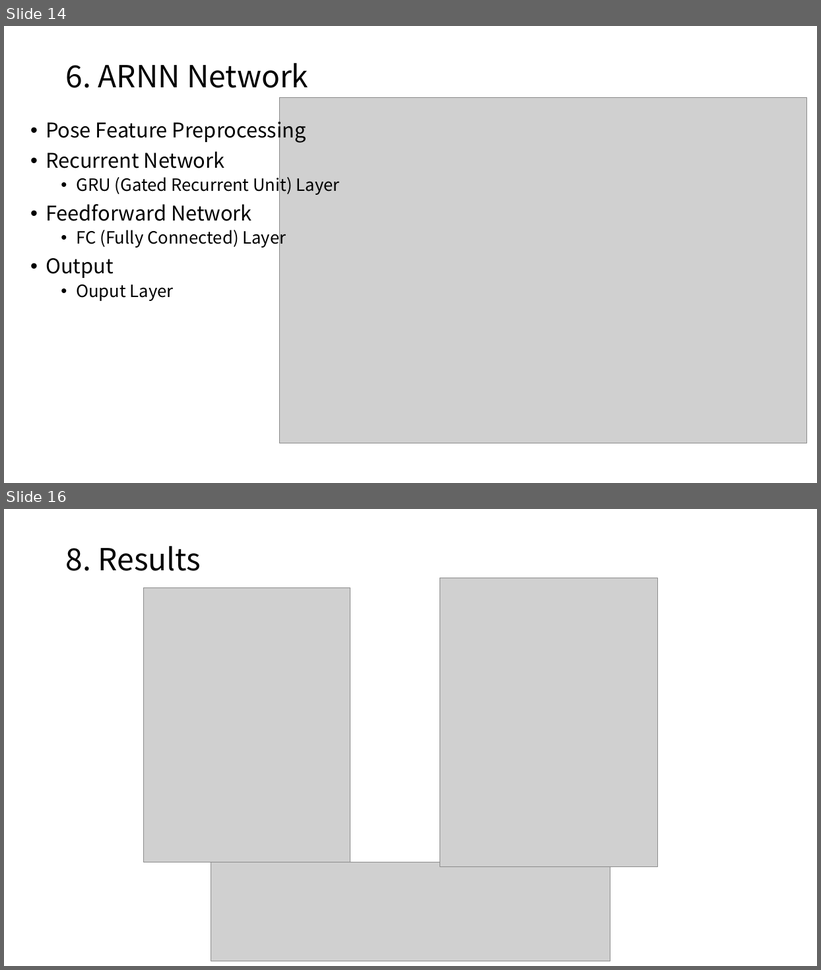
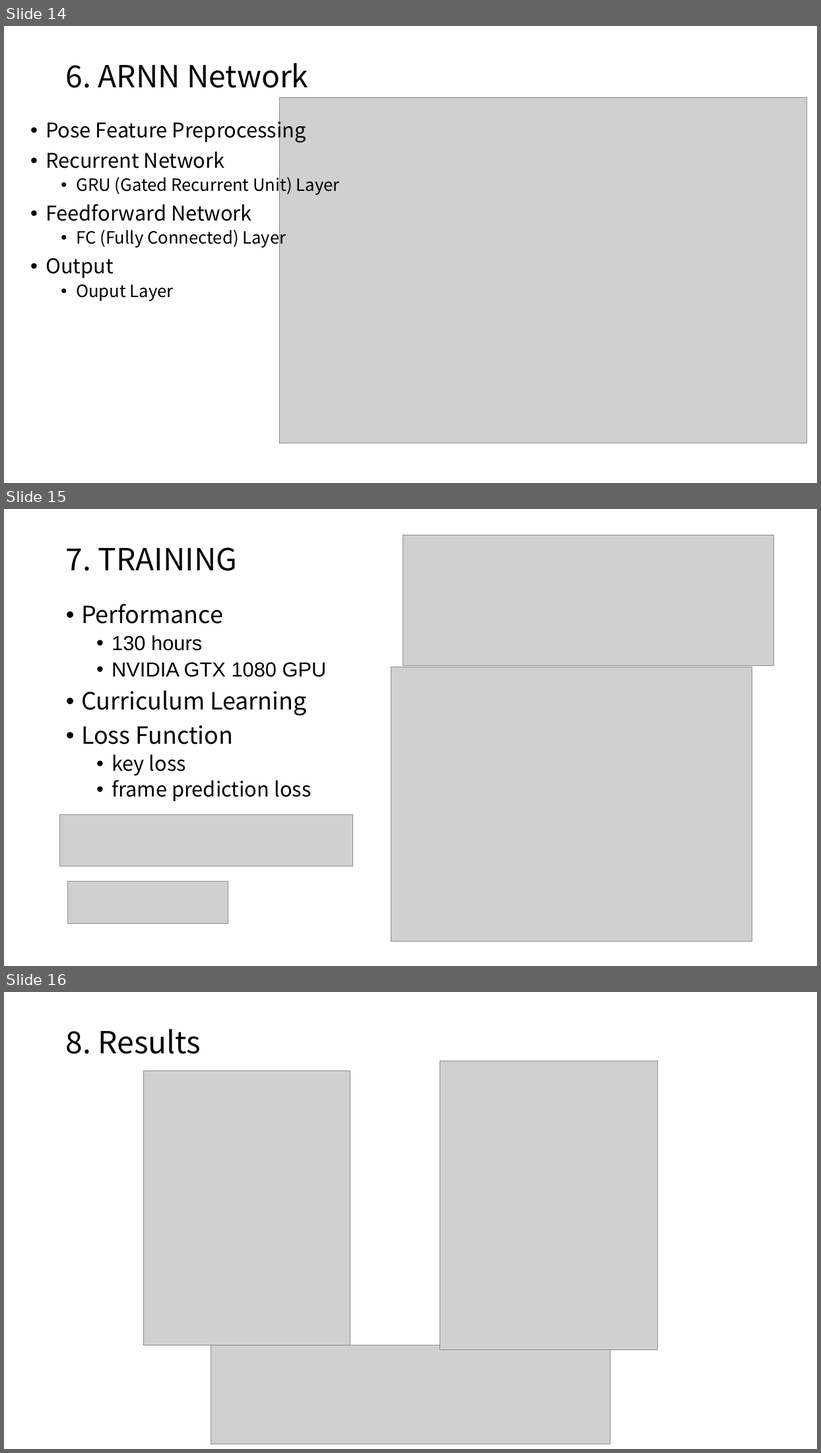
Before and after one commit to Hansimov/computer-animation-2019, a slide deck: final/papers/paper_pre_于泽汉.pptx. Shown one above the other, each under a label of ours: slides 14 and 16 before the commit, slides 14, 15 and 16 after it; the slides between them are not shown. The pictures are 821x970 and 821x1453 pixels, drawn with LibreOffice and Linux fonts; fonts in the diff are those of the drawing; grey boxes stand for pictures. Boxes give left, top, right and bottom in pixels: in the first picture for what was removed or moved away, otherwise in the second. Text is boxed around its words. In the diff, an @@ line names an element or a change of style, - is before the commit and + after.

```diff
--- a/final/papers/paper_pre_于泽汉.pptx
+++ b/final/papers/paper_pre_于泽汉.pptx
@@ slide 15 added at (4,509,817,966), background #FFFFFF @@
@@ title added at (66,547,238,571), 36 pt, text #000000 @@
+7. TRAINING
@@ picture added at (403,535,774,666) @@
@@ text added at (81,604,327,801), 24 pt, text #000000 @@
+• Performance
+  • 130 hours
+  • NVIDIA GTX 1080 GPU
+• Curriculum Learning
+• Loss Function
+  • key loss
+  • frame prediction loss
@@ picture added at (391,667,752,941) @@
@@ picture added at (60,815,354,867) @@
@@ picture added at (68,882,228,924) @@
```
Also in this commit, not shown: 1 slide changed, 5 other slides added, 1 slide removed, 12 other files.
